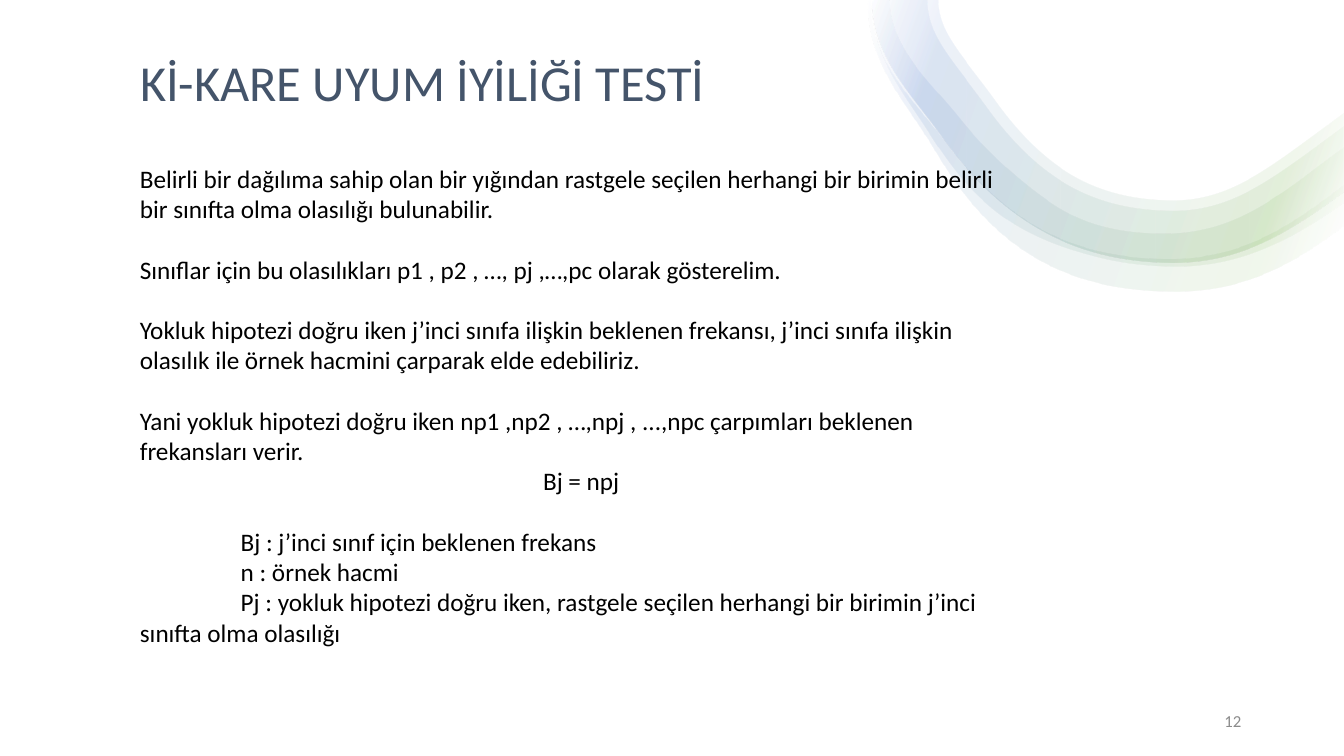
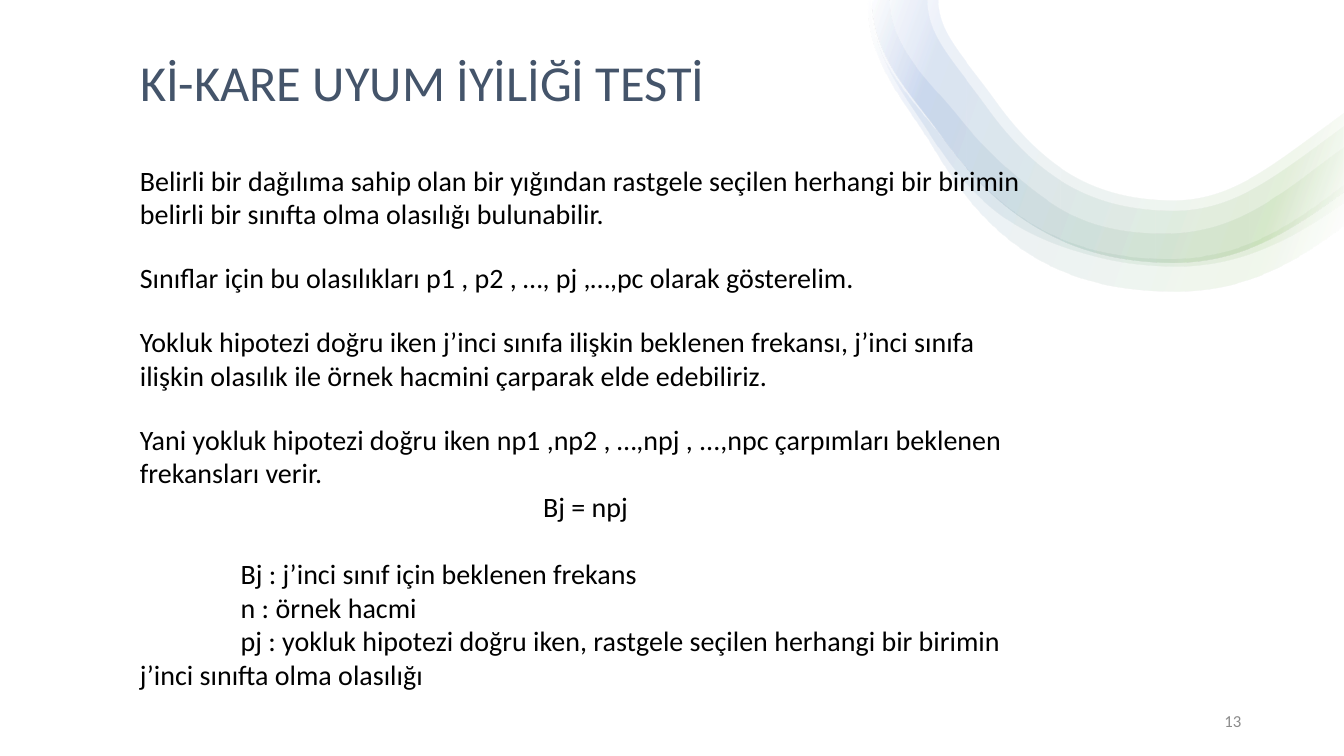
Before and after one commit to chnmzrkgithub/seminer, a slide deck: slide 13 of cihan.pptx (slide 12 before the commit). Drawn at 1344x756 pixels with LibreOffice and Linux fonts; fonts in the diff are those of the drawing. Boxes give left, top, right and bottom in pixels: in the first picture for what was removed or moved away, otherwise in the second. Text is boxed around its words. In the diff, an @@ line names an element or a change of style, - is before the commit and + after.

```diff
--- a/cihan.pptx
+++ b/cihan.pptx
@@ text at [140,168,1019,619]: size 18 to 20 pt in "Belirli bir dağılıma sahip olan bir yığından ...", "Sınıflar için bu olasılıkları p1 , p2 ...", "Yokluk hipotezi doğru iken j’inci sınıfa ilişkin ...", "Yani yokluk hipotezi doğru iken np1 ,np2 ..." and 3 more places @@
@@ text at [140,631,1000,690]: text changed; size 18 to 20 pt @@
-Pj : yokluk hipotezi doğru iken, rastgele seçilen herhangi bir birimin j’inci sınıfta olma olasılığı
+pj : yokluk hipotezi doğru iken, rastgele seçilen herhangi bir birimin j’inci sınıfta olma olasılığı
@@ page number at [1224,716,1241,727]: text changed @@
-12
+13
```
Also in this commit, not shown: 6 other slides changed, 1 slide added.
